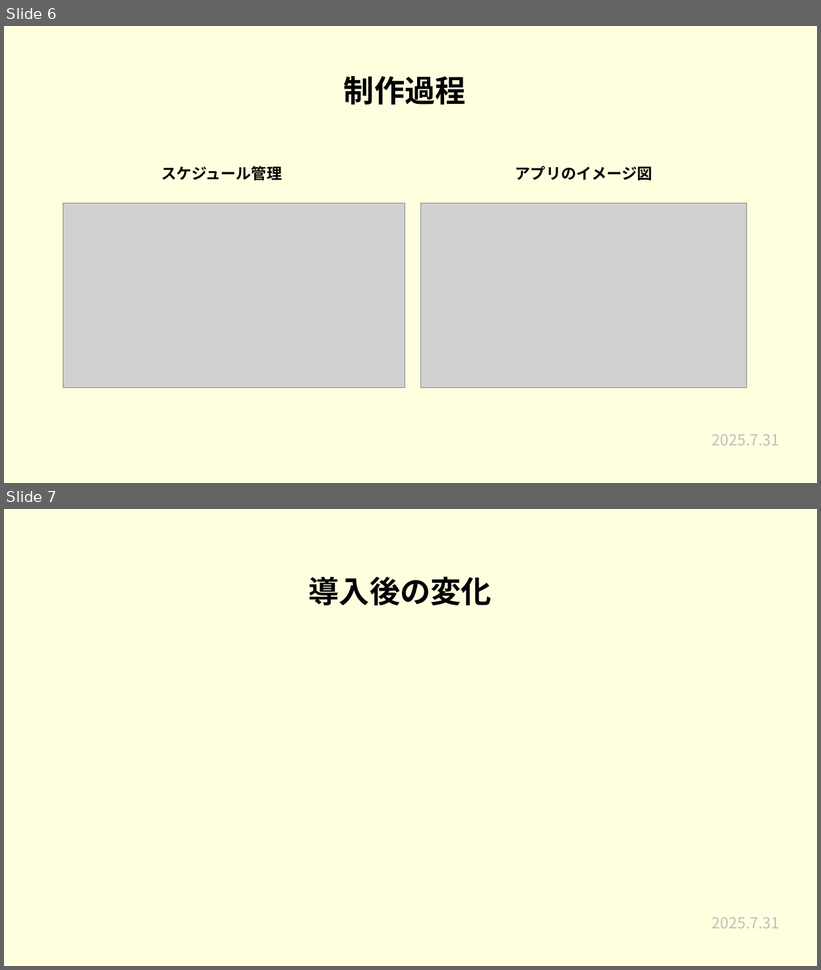
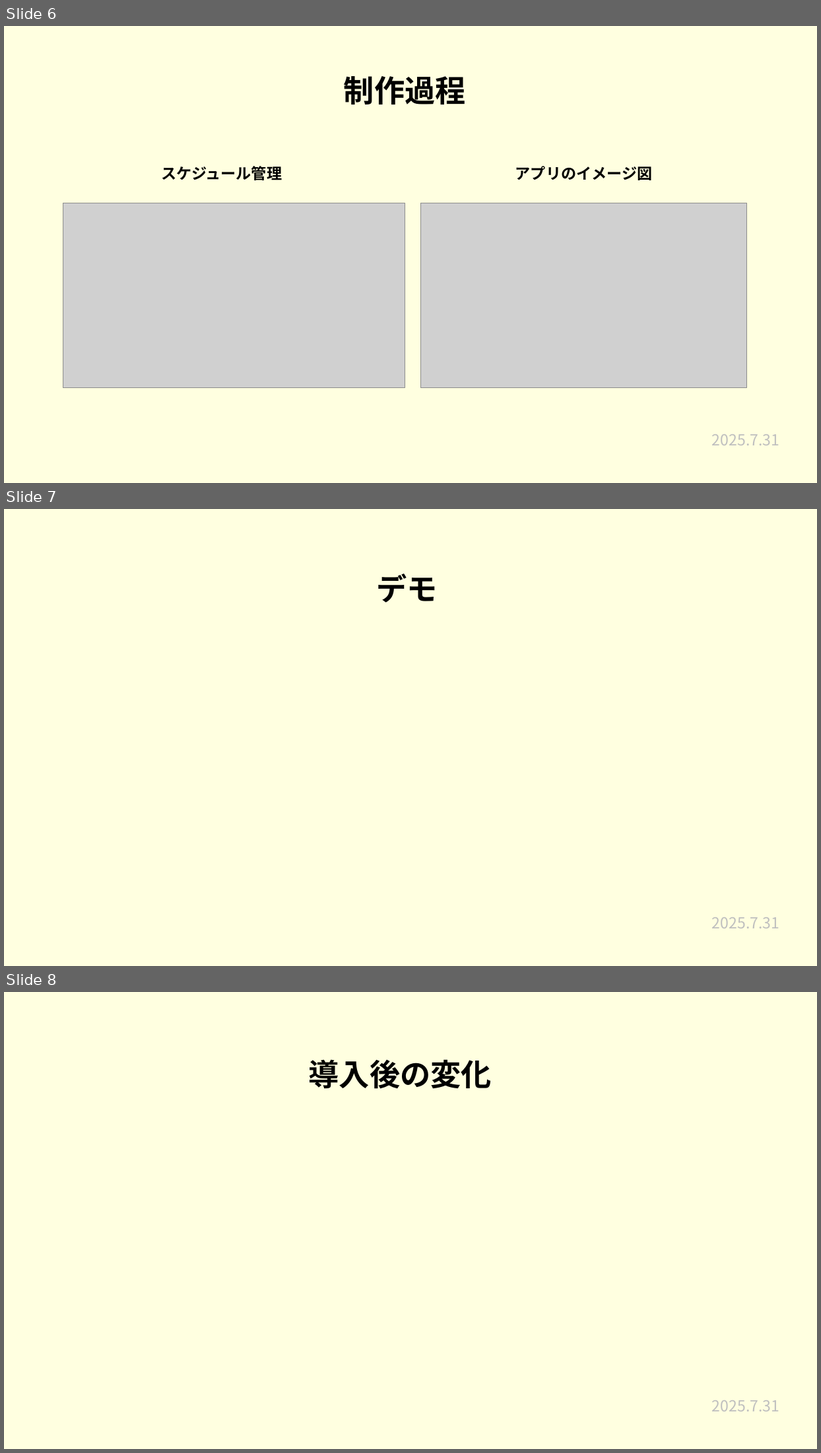
Before and after one commit to plusdojo2025/a2-7, a slide deck: 発表準備/7月成果発表会.pptx. Shown one above the other, each under a label of ours: slides 6 and 7 before the commit, slides 6, 7 and 8 after it. The pictures are 821x970 and 821x1453 pixels, drawn with LibreOffice and Linux fonts; fonts in the diff are those of the drawing; grey boxes stand for pictures. Boxes give left, top, right and bottom in pixels: in the first picture for what was removed or moved away, otherwise in the second. Text is boxed around its words. In the diff, an @@ line names an element or a change of style, - is before the commit and + after.

```diff
--- a/発表準備/7月成果発表会.pptx
+++ b/発表準備/7月成果発表会.pptx
@@ slide 7 added at (4, 509, 817, 966), background #FFFFFF @@
@@ rectangle added at (4, 509, 817, 966), fill #FFFFE0 @@
@@ title added at (376, 574, 437, 603), 36 pt, text #000000, bold @@
+デモ
@@ text added at (712, 918, 780, 929), 18 pt, text #BFBFBF @@
+2025.7.31
@@ what was slide 7 is now slide 8 @@
```
